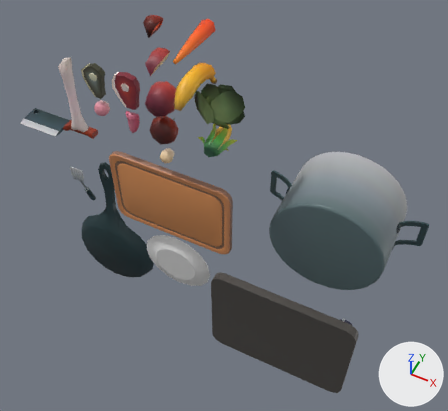
The COLLADA model Assets/Models/items.dae: old version first, new version second.
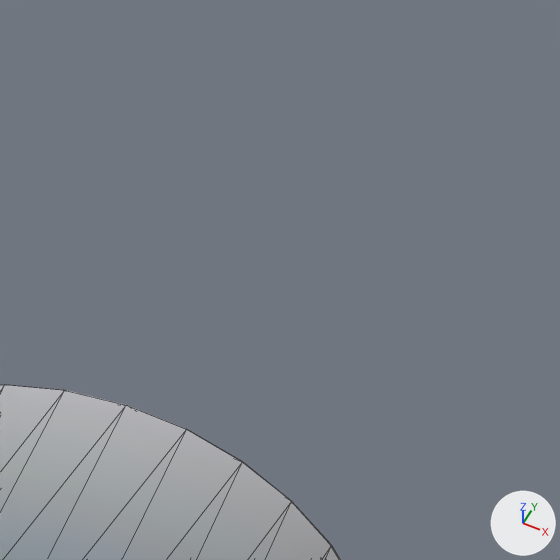
Old and new are each drawn whole from a camera (50 mm lens) standing at (0.712, -1.064, 1.013) and looking at (0.11, 0.14, -0.492) and again close up on the part from 75% to 98% of the width and 19% to 45% of the height. The lights are fixed; the arrows at lower right show +X, +Y and +Z. The close-ups show mesh edges as thin lines. Where no turn or scale is listed for an object, it has been applied to the vertices.

Objects in the first close-up: 'pot'.
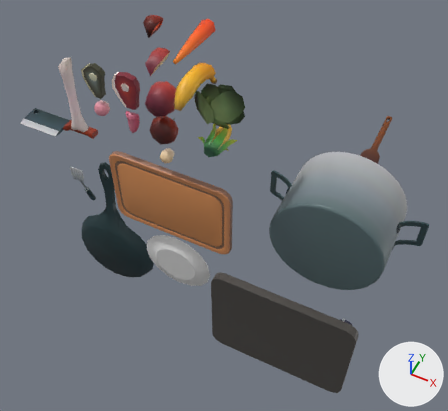
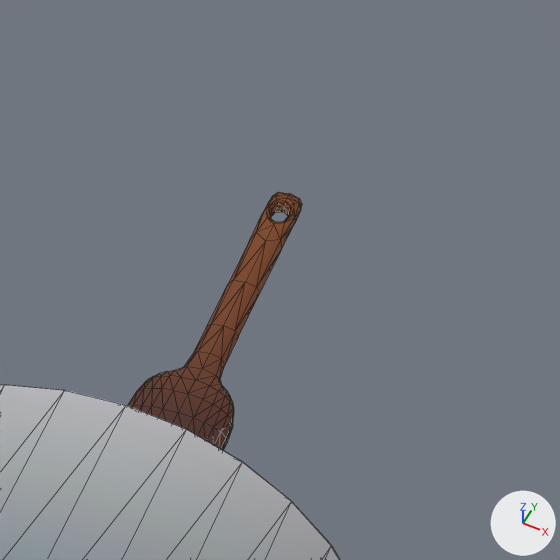
What differs and where, as boxes [x1, y1, x2, y2] in the close-ups (560 x 560 px):
'spatule', added (brown): after [128, 192, 302, 451]

Diff of the bpy script that builds the scene:
```diff
--- a/Assets/Models/items.dae.py
+++ b/Assets/Models/items.dae.py
@@ me_spatule @@
+me_spatule.from_pydata(...)  # 336 vertices, 672 faces; spans x -0.031..0.031, y -0.047..0.231, z -0.005..0.013
+me_spatule.materials.append(mat_item)  # picture img_gradient_swatch_png
@@ ob_spatule @@
+ob_spatule = bpy.data.objects.new('spatule', me_spatule)
+ob_spatule.location = (0.4883, 0.4001, -0.348)
```
